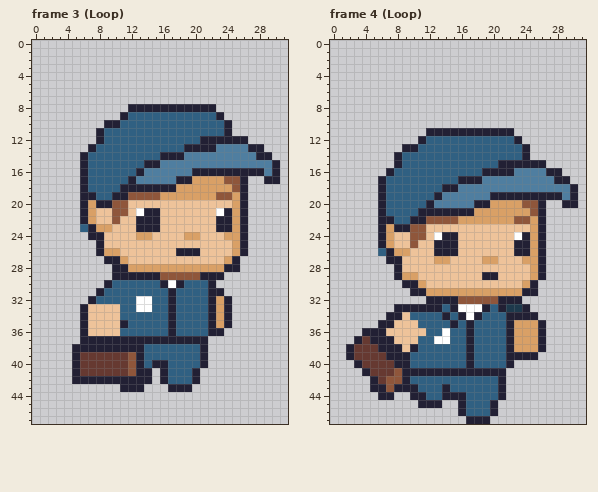
Two versions of one pixel-art file, Assets/Sprites/Character/player.ase. Above, as it was before the edit.
32x48 pixels, 5 frames. Shown: frame 3 (Loop), frame 4 (Loop). The commit also changed other frames, which this record leaves out.
After the commit:
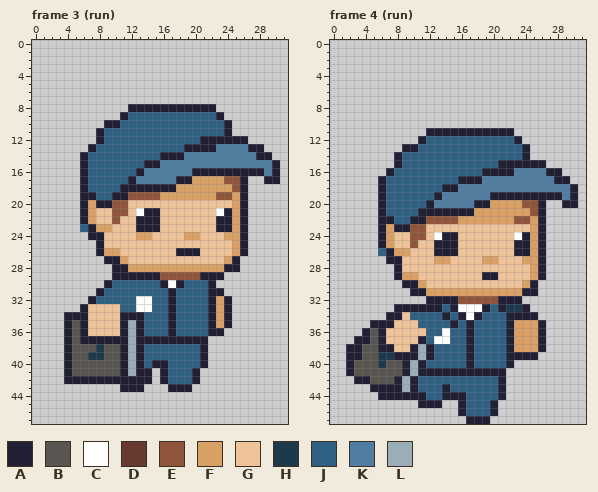
Palette (. is transparent): A #222034  B #595652  C #ffffff  D #663931  E #8f563b  F #d9a066  G #eec39a  H #1d394c  J #306082  K #4f7ea0  L #9badb7
Change:
Frame 3 (run), layer "hand left":
y 34: x 4..5 .. -> AA; x 11..13 JJJ -> AAA
y 35: x 4..5 .. -> AB; x 12..13 JJ -> LA
y 36: x 4..5 .. -> AB; x 11..13 JJJ -> ALA
y 37: x 4..5 .. -> AB; x 12 A -> L
y 38: x 4..10 .AAAAAA -> ABBBHBB; x 12 A -> L
y 39: x 4..12 .ADDDDDDE -> ABBHHBBAL
y 40..41: x 4..12 .ADDDDDDE -> ABBBBBBAL
y 42: x 4 . -> A
Frame 4 (run), layer "hand left":
y 35: x 5 . -> A
y 36: x 5 A -> B
y 37: x 4..5 DA -> AB; x 7 A -> G; x 11 J -> A
y 38: x 3..5 DDD -> ABB; x 8 A -> G; x 11..12 JJ -> LA
y 39: x 3..7 DDDDA -> ABBHH; x 10..12 JJJ -> ALA
y 40: x 2..8 .ADDDDA -> ABBBHBB; x 10..11 JJ -> LA
y 41: x 2..8 ..ADDDE -> ABBBBBB; x 10 A -> L
y 42: x 3..10 ..ADEEAJ -> AABBBALA
y 43: x 7 E -> A; x 9 A -> L
y 44: x 8..9 .. -> AA
